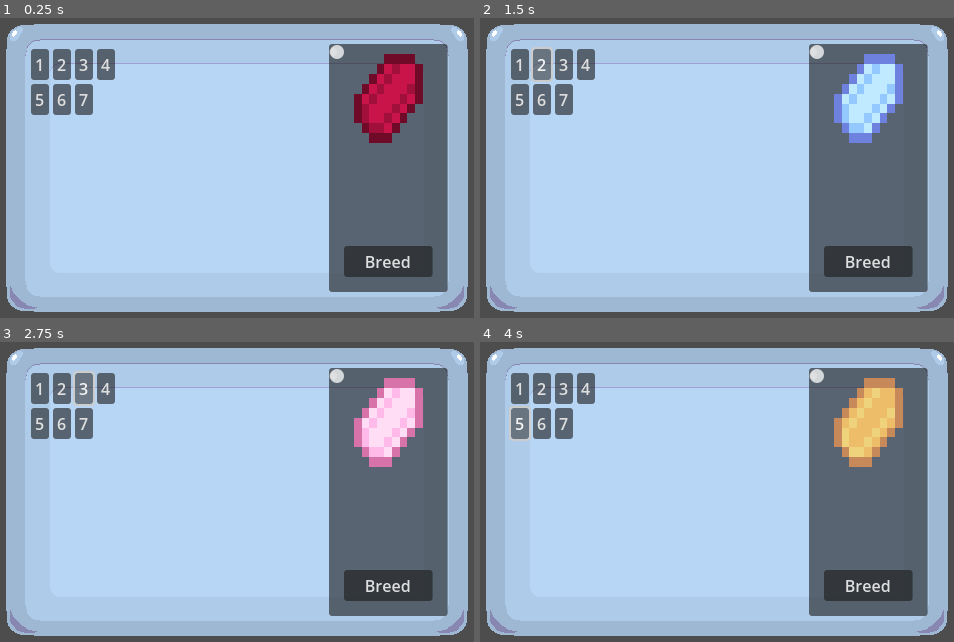
Above: before the commit, frames 1-4 (two rows, left to right).
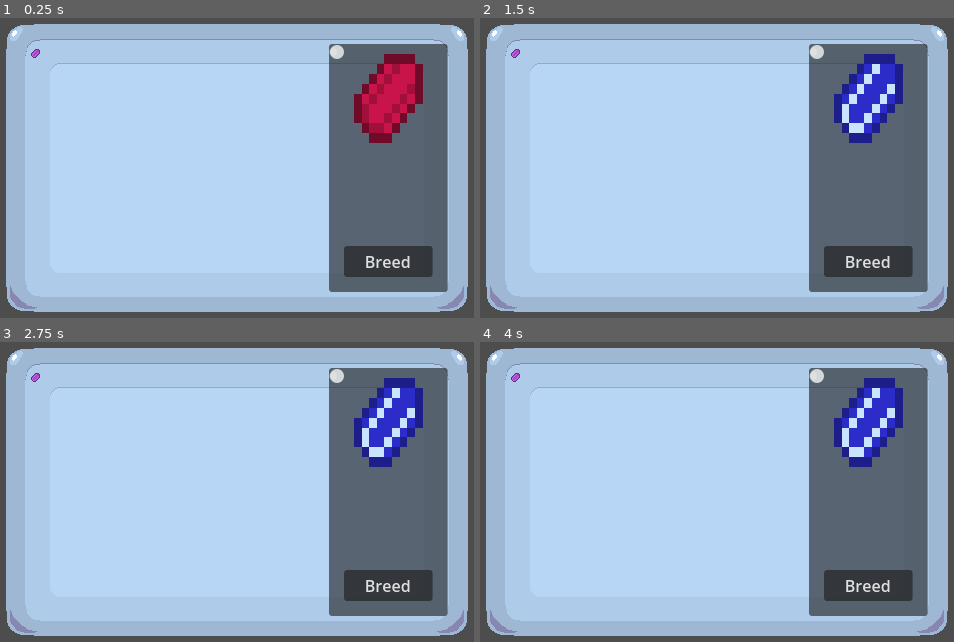
Above: after the commit, the same moments.

Repository: Hyper-Burner/GMTK-Game-Jam-2025
Game: Godot game, scene res://Scenes/seed_breeding.tscn
Same seed, same stepped clock (60 frames per second), same inputs: the game is played once before the commit and once after it. This scene is started directly instead of the project's main scene.
Inputs (mouse positions are in pixels of both pictures, inside the frame that each line leads up to; where the layout moved, square brackets give the same spot in the first picture):
- Up to frame 1 (0.25 s): no input
- Up to frame 2 (1.5 s): click (513, 54) [517, 66] at 0.5 s; click (522, 54) [541, 66] at 1.25 s
- Up to frame 3 (2.75 s): click (47, 378) [85, 390] at 2 s
- Up to frame 4 (4 s): click (532, 378) [584, 390] at 2.75 s; click (513, 387) [517, 423] at 3.5 s

The runs differ from the first frame. In frame 1, 2.7% of the frame differs, in the area x 6-25%, y 10-33%; in frame 2, 5.9%, in the area x 6-90%, y 9-42%; in frame 3, 5.9%; in frame 4, 5.9%.

Commit message:
Highlight

Diff:
--- a/Scenes/seed_breeding.tscn
+++ b/Scenes/seed_breeding.tscn
@@ -1,8 +1,12 @@
-[gd_scene load_steps=5 format=3 uid="uid://bt7k6ggqwmj3s"]
+[gd_scene load_steps=6 format=3 uid="uid://bt7k6ggqwmj3s"]
 
 [ext_resource type="Script" uid="uid://b4ruxl5h6pqmr" path="res://Scripts/seed_breeding.gd" id="1_6pk40"]
 [ext_resource type="Texture2D" uid="uid://bhsxyuowv8u4p" path="res://Textures/crops.png" id="1_100hk"]
 [ext_resource type="Texture2D" uid="uid://d4mk6mtwgfsd0" path="res://Textures/seed_breeding.png" id="1_thlpr"]
+
+[sub_resource type="AtlasTexture" id="AtlasTexture_thlpr"]
+atlas = ExtResource("1_100hk")
+region = Rect2(11, 55, 9, 9)
 
 [sub_resource type="AtlasTexture" id="AtlasTexture_6pk40"]
 atlas = ExtResource("1_100hk")
@@ -32,33 +36,27 @@
 grow_vertical = 2
 columns = 4
 
-[node name="Seed1" type="Button" parent="GridContainer"]
+[node name="Seed1" type="TextureButton" parent="GridContainer"]
 layout_mode = 2
-text = "1"
+texture_normal = SubResource("AtlasTexture_thlpr")
 
-[node name="Seed2" type="Button" parent="GridContainer"]
+[node name="Seed2" type="TextureButton" parent="GridContainer"]
 layout_mode = 2
-text = "2"
 
-[node name="Seed3" type="Button" parent="GridContainer"]
+[node name="Seed3" type="TextureButton" parent="GridContainer"]
 layout_mode = 2
-text = "3"
 
-[node name="Seed4" type="Button" parent="GridContainer"]
+[node name="Seed4" type="TextureButton" parent="GridContainer"]
 layout_mode = 2
-text = "4"
 
-[node name="Seed5" type="Button" parent="GridContainer"]
+[node name="Seed5" type="TextureButton" parent="GridContainer"]
 layout_mode = 2
-text = "5"
 
-[node name="Seed6" type="Button" parent="GridContainer"]
+[node name="Seed6" type="TextureButton" parent="GridContainer"]
 layout_mode = 2
-text = "6"
 
-[node name="Seed7" type="Button" parent="GridContainer"]
+[node name="Seed7" type="TextureButton" parent="GridContainer"]
 layout_mode = 2
-text = "7"
 
 [node name="Panel" type="Panel" parent="."]
 layout_mode = 1
@@ -83,6 +81,11 @@
 grow_horizontal = 2
 texture = SubResource("AtlasTexture_6pk40")
 
+[node name="HSlider" type="HSlider" parent="Panel"]
+layout_mode = 0
+offset_right = 8.0
+offset_bottom = 16.0
+
 [node name="Button" type="Button" parent="Panel"]
 layout_mode = 1
 anchors_preset = -1
@@ -96,11 +99,6 @@
 grow_vertical = 0
 text = "Breed"
 
-[node name="HSlider" type="HSlider" parent="Panel"]
-layout_mode = 0
-offset_right = 8.0
-offset_bottom = 16.0
-
 [node name="Timer" type="Timer" parent="."]
 
 [connection signal="pressed" from="GridContainer/Seed1" to="." method="_on_seed_1_pressed"]
--- a/Scripts/seed_breeding.gd
+++ b/Scripts/seed_breeding.gd
@@ -31,7 +31,7 @@
 	selected_seed_image.texture.region = Rect2(1131, 55, 9, 9)
 
 func _on_button_pressed() -> void:
-	currently_breeding
+	breed_seed()
 
 func _on_timer_timeout() -> void:
 	#Inventory.remove_item_from_inventory(Inventory.seed_inventory)
Binary file added: Textures/breed.png
Not shown, added: Textures/breed.png.import
